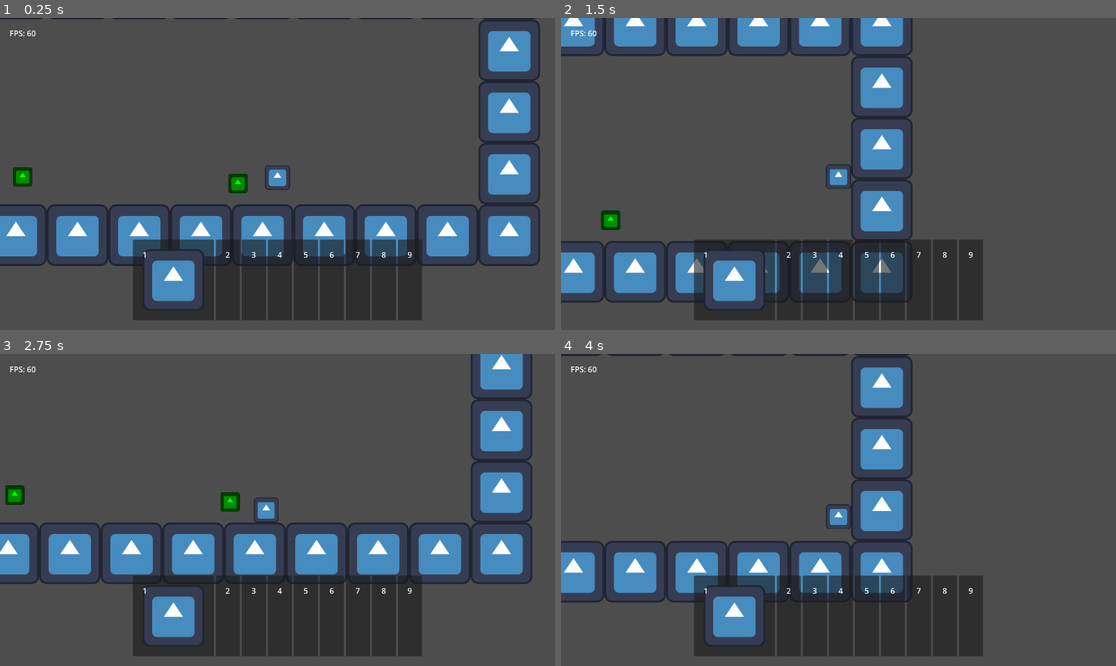
Above: before the commit, frames 1-4 (two rows, left to right).
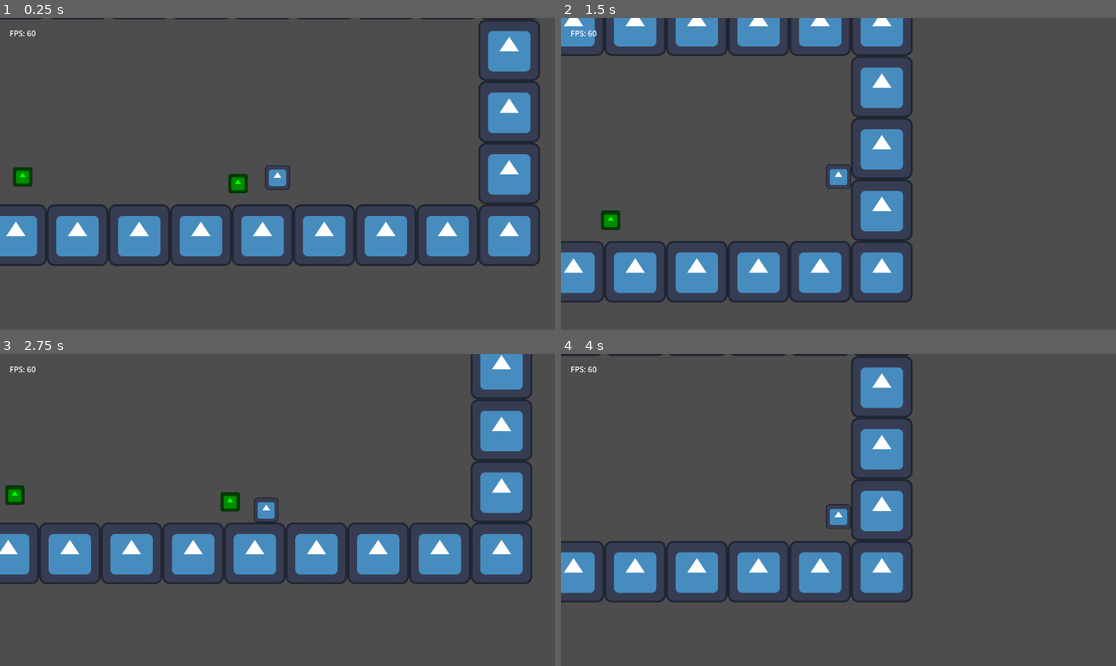
Above: after the commit, the same moments.

Repository: TheHumanMRP/RPG-Life-Tracker
Game: Godot game, scene res://Folders/Systems/Main/Scenes/main_scene.tscn
Two runs of this game, one before a commit and one after it. Both use one fixed random seed, a clock stepped at 60 frames per second and the inputs below. The engine's default icon, where the game draws it, is replaced by a stand-in: a white triangle on a blue panel in a dark square.
Inputs:
- Up to frame 1 (0.25 s): no input
- Up to frame 2 (1.5 s): hold D (move_right) from 0.53 s (still down); tap I (add_test_sword) at 0.6, 1.35 s; tap Space (jump) at 0.77 s
- Up to frame 3 (2.75 s): tap Space (jump) at 1.52 s; release D (move_right) at 2.03 s; hold A (move_left) from 2.03 s (still down); tap I (add_test_sword) at 2.1 s
- Up to frame 4 (4 s): release A (move_left) at 2.78 s; hold D (move_right) from 2.78 s (still down); tap I (add_test_sword) at 2.85, 3.6 s; tap Space (jump) at 3.02, 3.77 s

The runs differ from the first frame. In frame 1, 11% of the frame differs, in the area x 23-76%, y 71-97%; in frame 2, 11%; in frame 3, 11%; in frame 4, 12%.
Error after the commit: Invalid access to property or key 'number_of_hotbar_slots' on a base object of type 'Node (global.gd)'. (res://Folders/Systems/Inventory_System/Scripts/hotbar_…

Commit message:
Auto commit at 2026-07-04 22:29:41

Diff:
--- a/Folders/Systems/Globals/global.gd
+++ b/Folders/Systems/Globals/global.gd
@@ -14,8 +14,6 @@
 # ============================================================================
 # INVENTORY SETTINGS
 # ============================================================================
-var number_of_hotbar_slots: int = 9
-
 func get_inventory_logic() -> InventoryLogicComponent:
 	return save_data.inventory_logic
 
--- a/Folders/Systems/Inventory_System/Scripts/hotbar_logic.gd
+++ b/Folders/Systems/Inventory_System/Scripts/hotbar_logic.gd
@@ -7,6 +7,8 @@
 # ============================================================================
 
 const EMPTY_HOTBAR_SLOT: int = -1
+
+const NUMEBR: int = 9
 
 
 # ============================================================================
